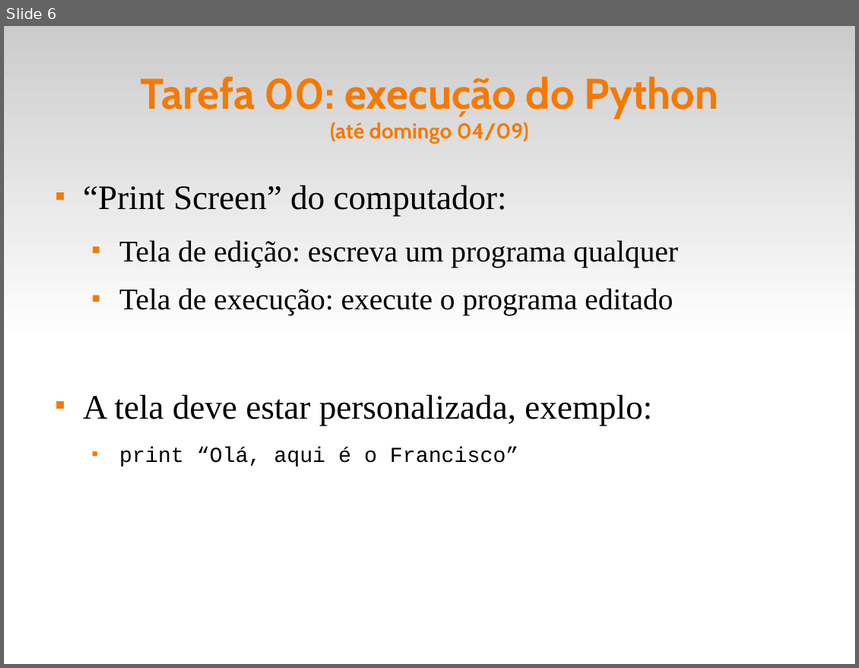
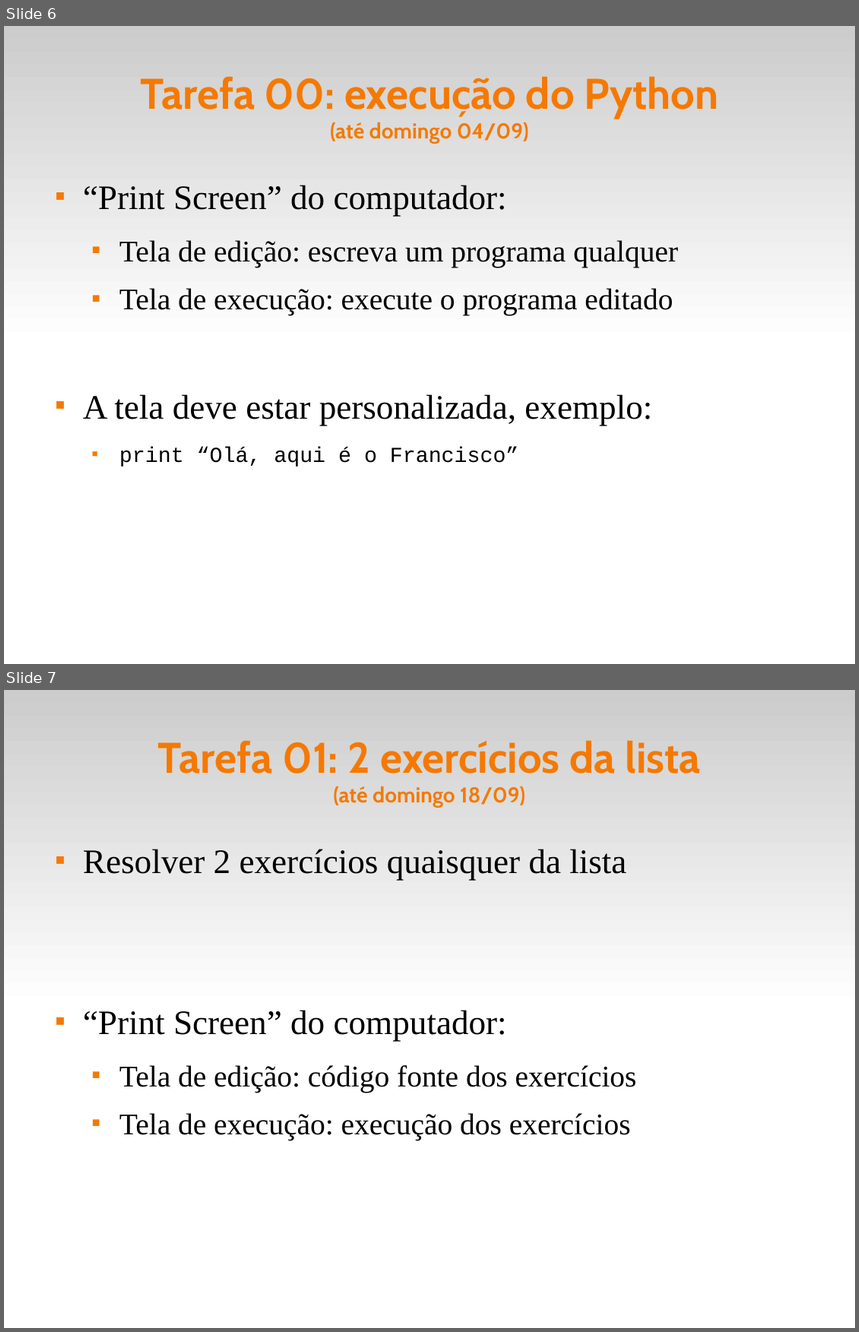
Before and after one commit to fsantanna-uerj/IPD, a slide deck: slides/ipd-00.odp. Shown one above the other, each under a label of ours: slide 6 before the commit, slides 6 and 7 after it. The pictures are 859x668 and 859x1332 pixels, drawn with LibreOffice and Linux fonts; fonts in the diff are those of the drawing. Boxes give left, top, right and bottom in pixels: in the first picture for what was removed or moved away, otherwise in the second. Text is boxed around its words. In the diff, an @@ line names an element or a change of style, - is before the commit and + after.

```diff
--- a/slides/ipd-00.odp
+++ b/slides/ipd-00.odp
@@ slide 7 added at (x1=4, y1=690, x2=855, y2=1328), background #FFFFFF; not listed: 1 template element that a slide beside it also shows @@
@@ title added at (x1=158, y1=740, x2=701, y2=808), 40 pt, text #F57900, bold @@
+Tarefa 01: 2 exercícios da lista
+(até domingo 18/09)
@@ text added at (x1=83, y1=849, x2=637, y2=1141), 28 pt, text #000000 @@
+■ Resolver 2 exercícios quaisquer da lista
+■ “Print Screen” do computador:
+  ■ Tela de edição: código fonte dos exercícios
+  ■ Tela de execução: execução dos exercícios
```
Also in this commit, not shown: 1 slide changed, 8 other files.
